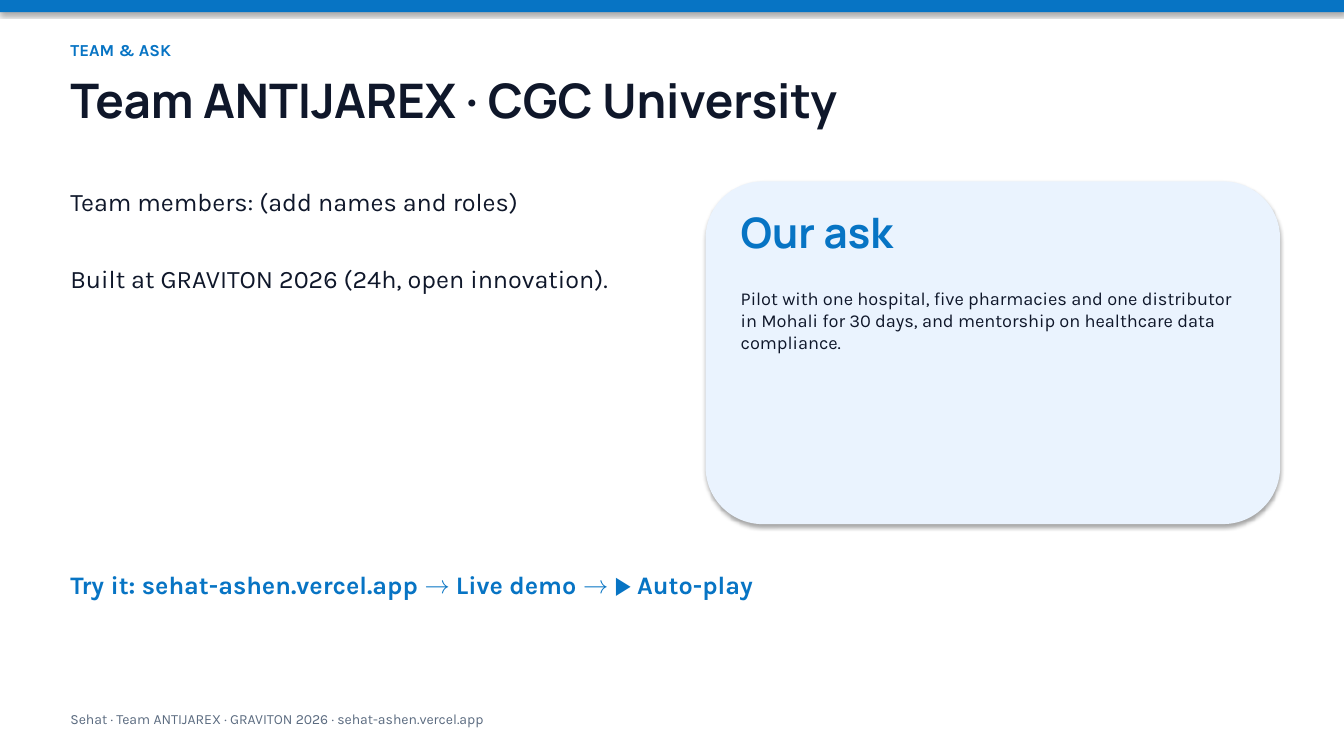
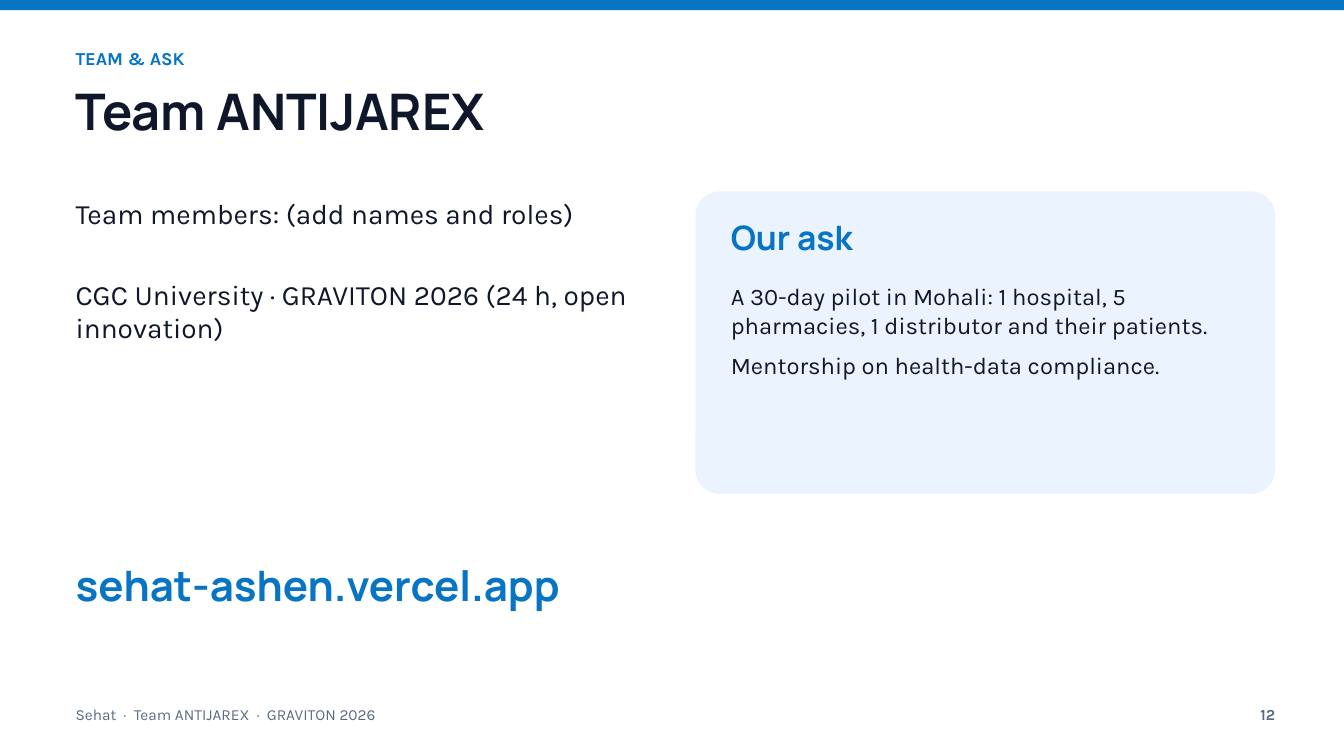
Before and after one commit to OrbitronOfficial/sehat, a slide deck: slide 12 of pitch/Sehat-GRAVITON-2026.pptx (slide 10 before the commit). Drawn at 1344x756 pixels with LibreOffice and Linux fonts; fonts in the diff are those of the drawing. Boxes give left, top, right and bottom in pixels: in the first picture for what was removed or moved away, otherwise in the second. Text is boxed around its words. In the diff, an @@ line names an element or a change of style, - is before the commit and + after.

```diff
--- a/pitch/Sehat-GRAVITON-2026.pptx
+++ b/pitch/Sehat-GRAVITON-2026.pptx
@@ rectangle at (0, 0, 1344, 10): shadow off @@
@@ text "TEAM & ASK": place and size @@
-text "TEAM & ASK" at (70, 45, 171, 57)
+text "TEAM & ASK" at (76, 53, 185, 66)
@@ text "TEAM & ASK" at (76, 53, 185, 66): size 12 to 13 pt; more space between paragraphs @@
@@ text at (76, 93, 484, 131): text changed; size 34 to 36 pt @@
-Team ANTIJAREX · CGC University
+Team ANTIJAREX
@@ text "Team members: (add names and ...": place and size @@
-text "Team members: (add names and ..." at (70, 193, 608, 294)
+text "Team members: (add names and ..." at (76, 204, 627, 341)
@@ text at (76, 204, 573, 227): size 18 to 20 pt in "Team members: (add names and roles)" @@
@@ rounded rectangle: place and size @@
-rounded rectangle at (706, 181, 1280, 524)
+rounded rectangle at (696, 192, 1275, 494)
@@ rounded rectangle at (696, 192, 1275, 494): shadow off; proportions changed @@
@@ text "Our ask": place and size @@
-text "Our ask" at (741, 217, 893, 249)
+text "Our ask" at (731, 225, 853, 251)
@@ text "Our ask" at (731, 225, 853, 251): size 30 to 24 pt; more space between paragraphs @@
@@ text at (76, 285, 627, 341): text changed; size 18 to 20 pt @@
-Built at GRAVITON 2026 (24h, open innovation).
+CGC University · GRAVITON 2026 (24 h, open innovation)
@@ text at (731, 288, 1207, 380): text changed; size 13 to 17 pt @@
-Pilot with one hospital, five pharmacies and one distributor in Mohali for 30 days, and mentorship on healthcare data compliance.
+A 30-day pilot in Mohali: 1 hospital, 5 pharmacies, 1 distributor and their patients.
+Mentorship on health-data compliance.
@@ text at (76, 570, 560, 611): text changed; size 18 to 30 pt; font Karla to Manrope @@
-Try it: sehat-ashen.vercel.app → Live demo → ▶ Auto-play
+sehat-ashen.vercel.app
@@ text at (76, 709, 376, 720): text changed; size 10 to 11 pt @@
-Sehat · Team ANTIJAREX · GRAVITON 2026 · sehat-ashen.vercel.app
+Sehat · Team ANTIJAREX · GRAVITON 2026
@@ text added at (1260, 710, 1275, 720), 11 pt, text #5B6B80, bold @@
+12
```
Also in this commit, not shown: 5 other slides changed, 6 slides added, 4 slides removed, 3 other files.
